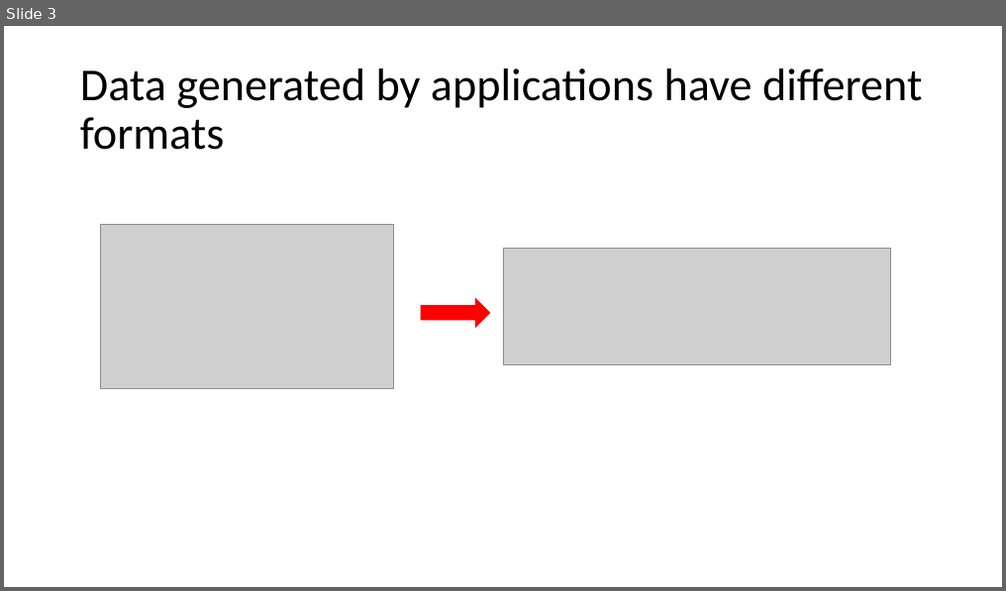
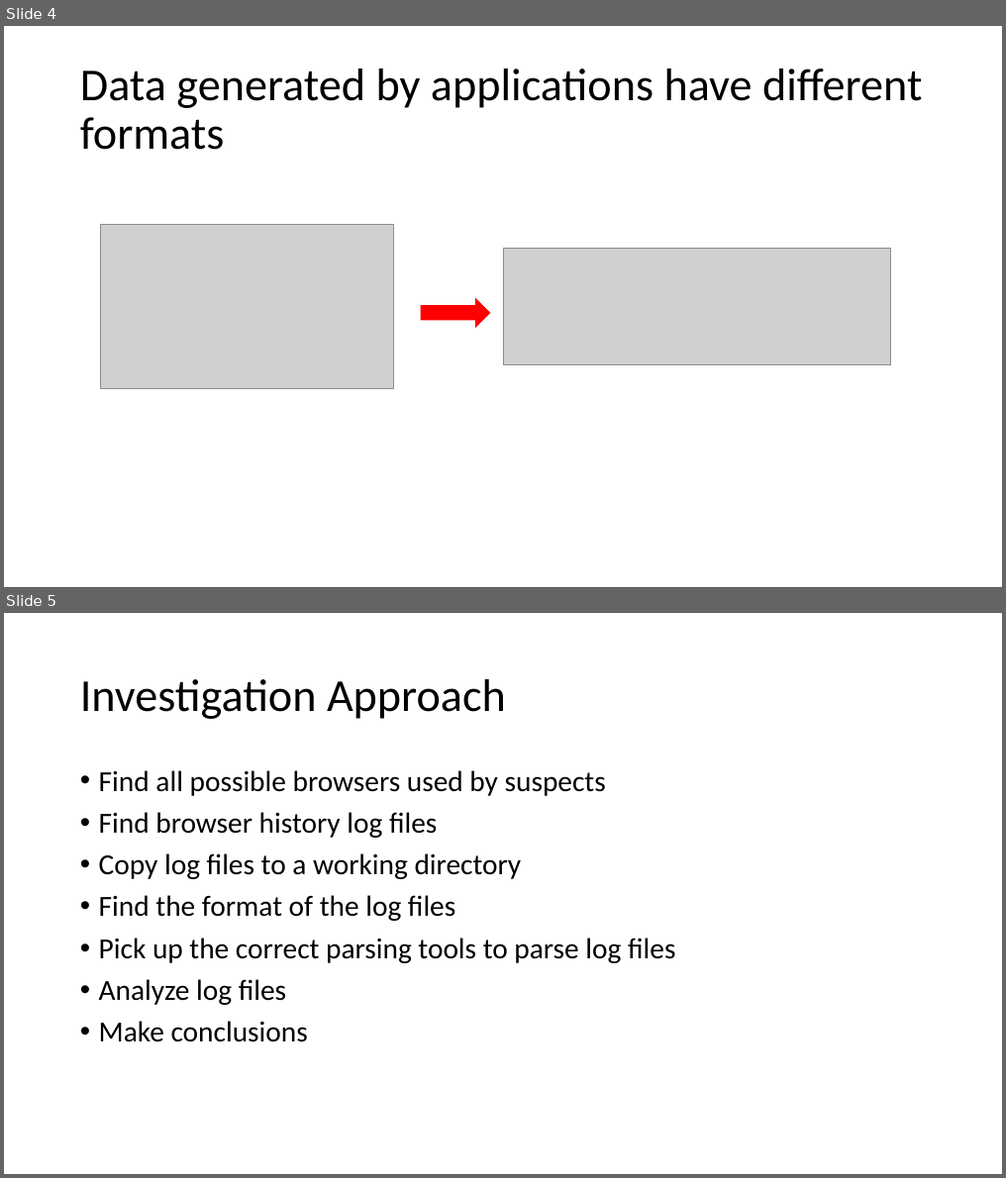
Before and after one commit to frankwxu/digital-forensics-lab, a slide deck: NIST_Data_Leakage_Case/NIST_Data_Leakage_03_WebHistory_SQL.pptx. Shown one above the other, each under a label of ours: slide 3 before the commit, slides 4 and 5 after it. The pictures are 1006x591 and 1006x1178 pixels, drawn with LibreOffice and Linux fonts; fonts in the diff are those of the drawing; grey boxes stand for pictures; background and template pictures are left out. Boxes give left, top, right and bottom in pixels: in the first picture for what was removed or moved away, otherwise in the second. Text is boxed around its words. In the diff, an @@ line names an element or a change of style, - is before the commit and + after.

Commit message:
add objectives to Data Leakage case Web History PPT

```diff
--- a/NIST_Data_Leakage_Case/NIST_Data_Leakage_03_WebHistory_SQL.pptx
+++ b/NIST_Data_Leakage_Case/NIST_Data_Leakage_03_WebHistory_SQL.pptx
@@ slide 5 added at (4,613,1002,1174), background #FFFFFF @@
@@ title added at (80,679,506,719), 44 pt, text #000000 @@
+Investigation Approach
@@ text added at (99,770,675,1043), 28 pt, text #000000 @@
+• Find all possible browsers used by suspects
+• Find browser history log files
+• Copy log files to a working directory
+• Find the format of the log files
+• Pick up the correct parsing tools to parse log files
+• Analyze log files
+• Make conclusions
@@ what was slide 3 is now slide 4 @@
```
Also in this commit, not shown: 1 slide changed, 1 other slide added.
